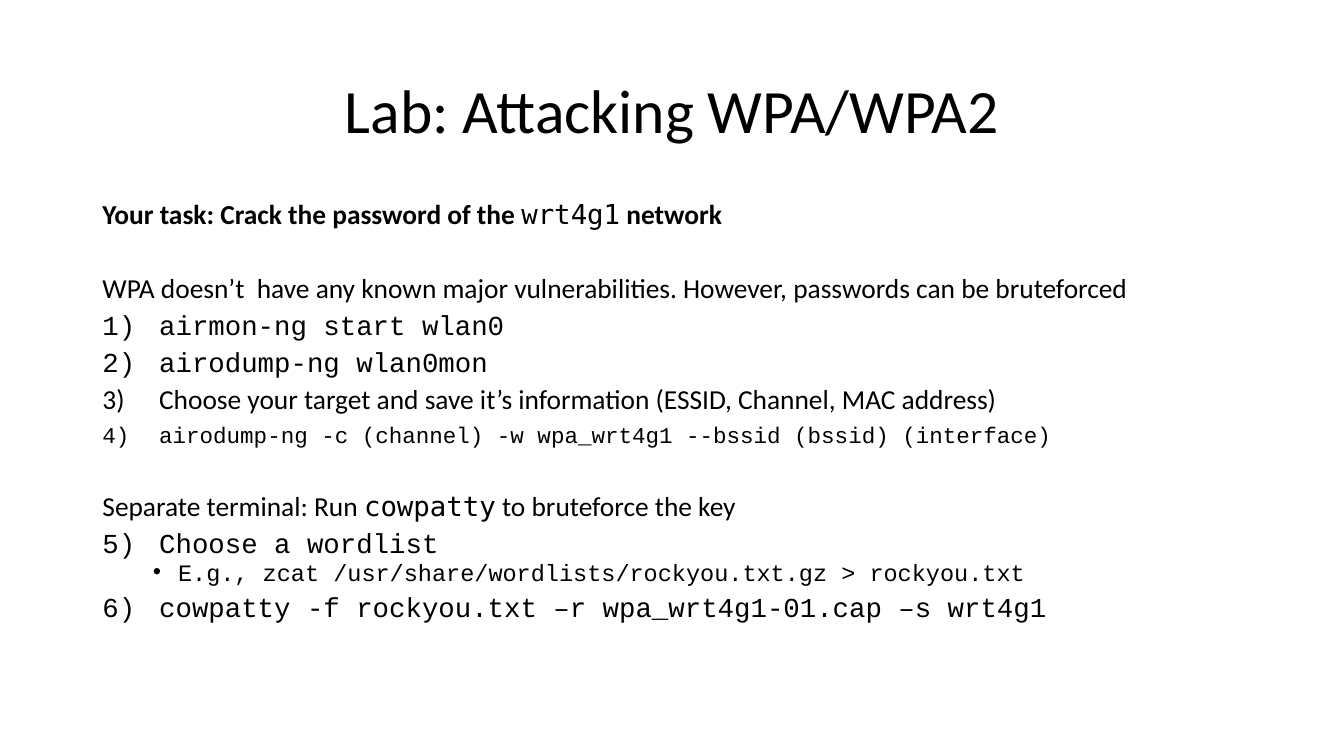
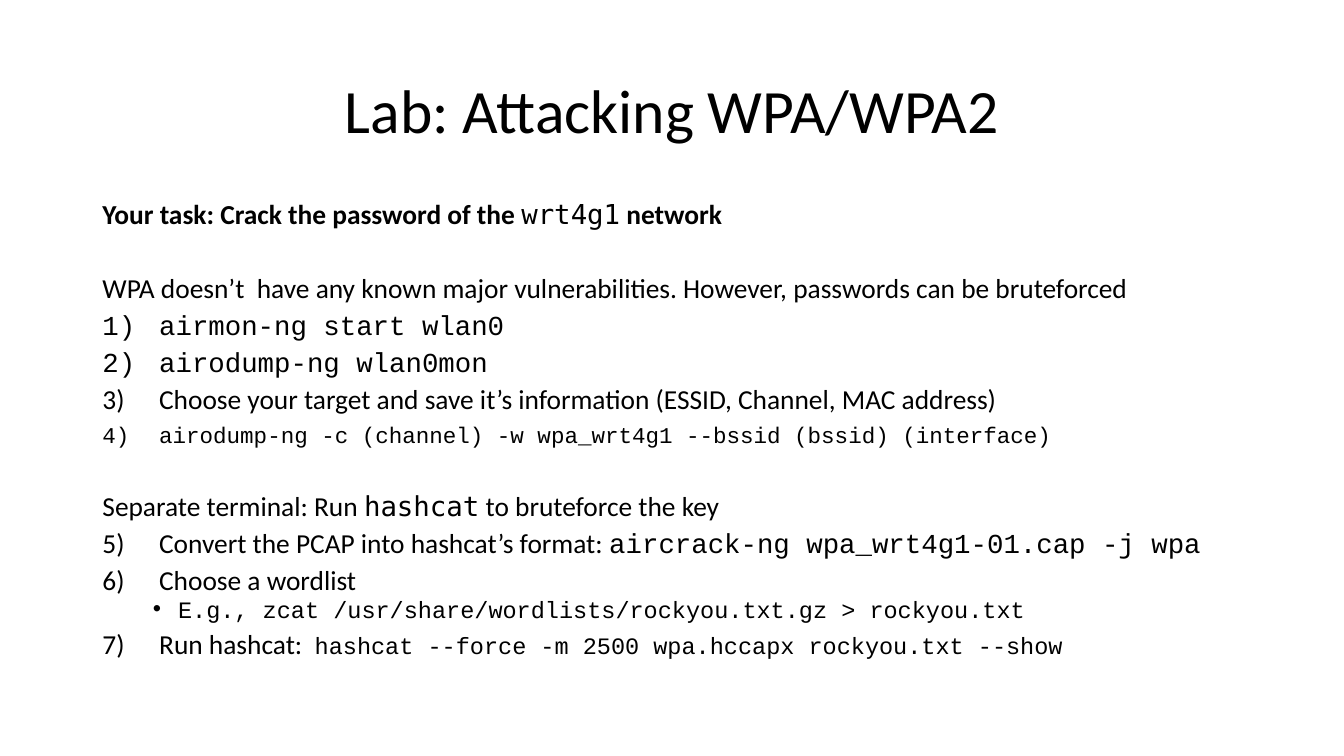
Before and after one commit to moshekaplan/cyber_training_materials, a slide deck: slide 10 of wifi/Basics of Wifi Security.pptx. Drawn at 1344x756 pixels with LibreOffice and Linux fonts; fonts in the diff are those of the drawing. Boxes give left, top, right and bottom in pixels: in the first picture for what was removed or moved away, otherwise in the second. Text is boxed around its words. In the diff, an @@ line names an element or a change of style, - is before the commit and + after.

```diff
--- a/wifi/Basics of Wifi Security.pptx
+++ b/wifi/Basics of Wifi Security.pptx
@@ text at (102,495,1200,559): text changed @@
-Separate terminal: Run cowpatty to bruteforce the key
+Separate terminal: Run hashcat to bruteforce the key
+1) Convert the PCAP into hashcat’s format: aircrack-ng wpa_wrt4g1-01.cap -j wpa
@@ text at (159,571,356,591): font Courier New to Calibri in "Choose a wordlist" @@
@@ text at (159,635,1063,659): text changed; size 19.6 to 16.8 pt @@
-2) cowpatty -f rockyou.txt –r wpa_wrt4g1-01.cap –s wrt4g1
+3) Run hashcat: hashcat --force -m 2500 wpa.hccapx rockyou.txt --show
```
Also in this commit, not shown: 1 other file.
